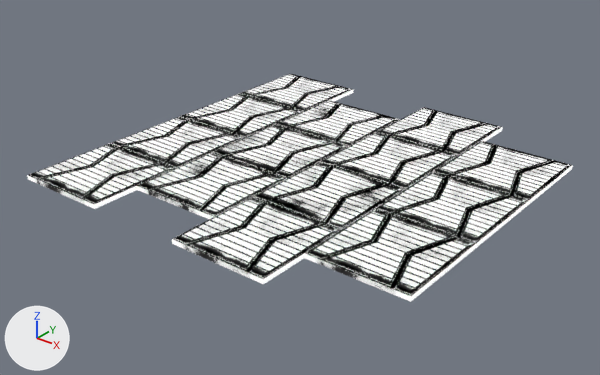
The Blender file Assets/Objects/World/Floors/Floor 01/Floor 01 07.blend, before and after one commit.
Camera for both pictures: a 50 mm camera at (12.16, -11.06, 6.76) aimed at (2.83, 0.6, -0.47). Arrows for +X, +Y and +Z are at lower left; the lights stay in place.
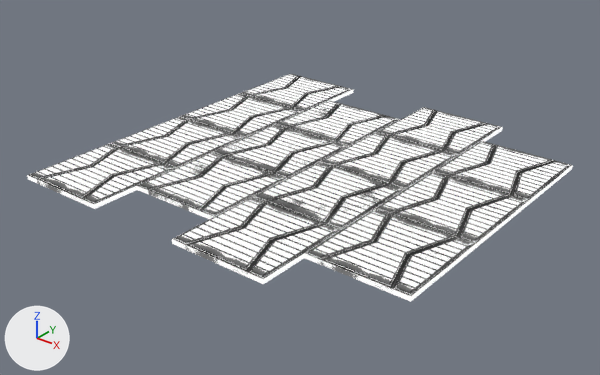
Diff of the bpy script that builds the scene:
```diff
--- a/Assets/Objects/World/Floors/Floor 01/Floor 01 07.blend.py
+++ b/Assets/Objects/World/Floors/Floor 01/Floor 01 07.blend.py
@@ mat_material_001 @@
 mat_material_001 = bpy.data.materials.new('Material.001')
-# nodes: Emission, Group x2, Mapping, Mix x10, NewGeometry, OutputMaterial, RGBCurve, TexCoord, TexNoise x5, TexVoronoi, ValToRGB x4
-# colours: black #000000, white #ffffff, grey #8a8a8a, black #373737, light grey #c9c9c9
+# nodes: Emission, Mix x6, NewGeometry, OutputMaterial, TexCoord, TexNoise x5, ValToRGB x3
+# colours: black #000000, white #ffffff, grey #8a8a8a, black #090909, black #282828, grey #7b7b7b
```

What differs and where, as boxes [x1, y1, x2, y2] in the pictures (600 x 375 px):
'Plane.004', surface changed: [304, 209, 476, 297] in both
'Plane.010', surface changed: [172, 197, 340, 281] in both
'Plane.006', surface changed: [375, 172, 529, 247] in both
'Plane.001', surface changed: [253, 162, 405, 230] in both
'Plane.018', surface changed: [137, 152, 287, 219] in both
'Plane.012', surface changed: [27, 144, 175, 206] in both
'Plane.028', surface changed: [433, 141, 573, 205] in both
'Plane.008', surface changed: [320, 132, 458, 189] in both
'Plane.016', surface changed: [212, 124, 348, 178] in both
'Plane.020', surface changed: [109, 117, 243, 168] in both
'Plane.026', surface changed: [376, 107, 503, 155] in both
'Plane.022', surface changed: [275, 100, 400, 146] in both
'Plane.014', surface changed: [179, 94, 302, 138] in both
'Plane.024', surface changed: [239, 74, 353, 112] in both
